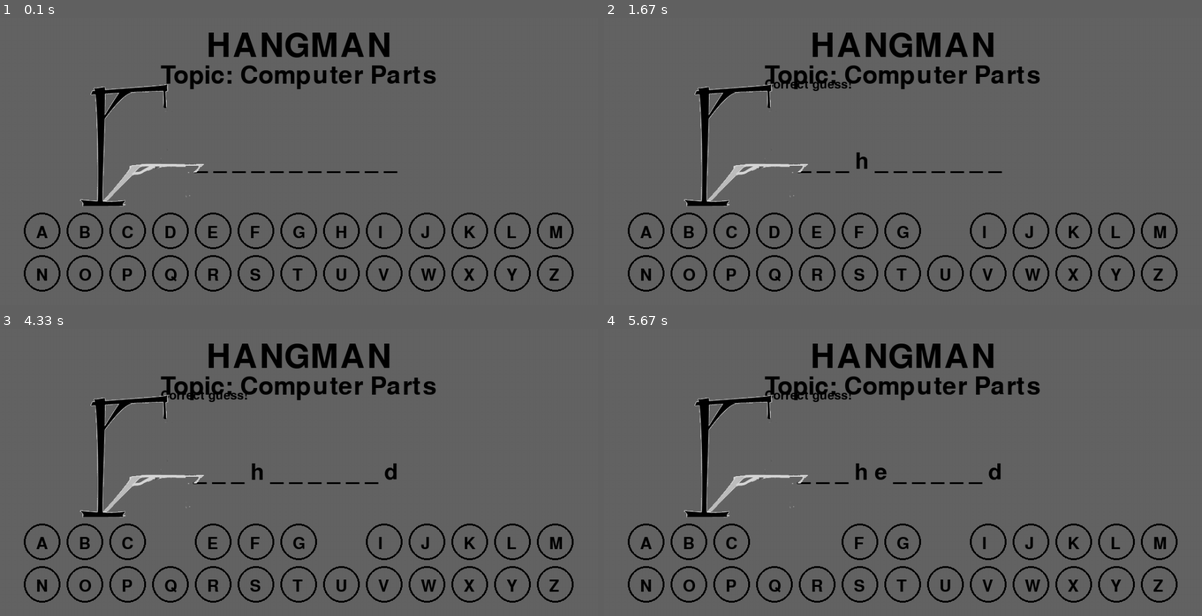
Above: before the commit, frames 1-4 (two rows, left to right).
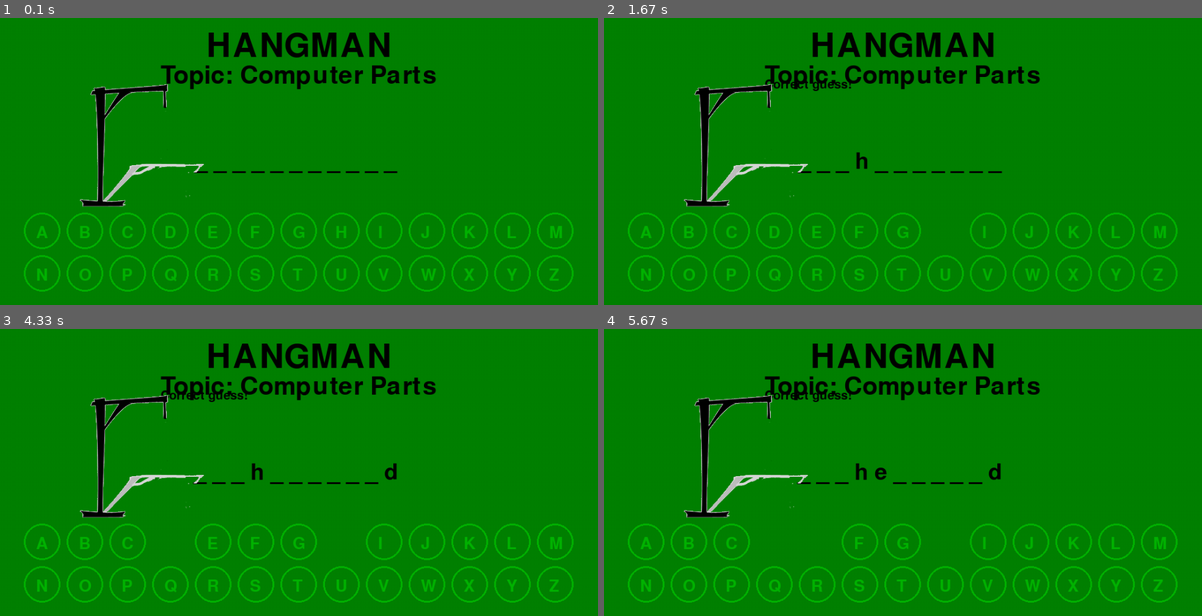
Above: after the commit, the same moments.

Repository: Chess-Dude/Hangman-Game-V3
Game: pygame game, started from HangmanGUI.py
Same seed, same stepped clock (60 frames per second), same inputs: the game is played once before the commit and once after it.
Inputs (mouse positions are in pixels of both pictures, inside the frame that each line leads up to):
- Up to frame 1 (0.1 s): no input
- Up to frame 2 (1.67 s): click (903, 161) at 0.38 s; click (962, 224) at 0.72 s
- Up to frame 3 (4.33 s): click (155, 524) at 4.22 s
- Up to frame 4 (5.67 s): click (813, 555) at 4.88 s

The runs differ from the first frame. In frame 1, 97% of the frame differs, in the area x 0-100%, y 0-100%; in frame 2, 96%; in frame 3, 96%; in frame 4, 96%.

Commit message:
added comments

Diff:
--- a/HangmanGUI.py
+++ b/HangmanGUI.py
@@ -33,7 +33,7 @@
 SYSTEM_FONT_MESSAGE = pygame.font.SysFont('comicsans', 30)
 
 # setting up color objects
-WHITE = (0, 0, 0)
+WHITE = (0, 180, 0)
 BLACK = (0, 0, 0)
 GREEN = (255, 0, 0)
 RED = (0, 255, 77)
@@ -91,6 +91,7 @@
     for i in range(13):
 
         # checking if dictionary value of letter is True (from A-M)
+        # if false - does not print (already guessed values)
         if letters_to_print[chr(65 + i)]:
             # Drawing buttons for top row buttons
             pygame.draw.circle(DISPLAYSURF, WHITE, (x_circle_coord, y_circle_coord_row_1), RADIUS, LINE_THICKNESS)
@@ -98,6 +99,7 @@
             DISPLAYSURF.blit(letters, (x_circle_coord - (LETTER_FONT_SIZE / 4), y_circle_coord_row_1 - (LETTER_FONT_SIZE / 4)))
 
         # checking if dictionary value of letter is True (from N-Z)
+        # if false - does not print (already guessed values)
         if letters_to_print[chr(78 + i)]:
             # Drawing letter for bottom row buttons
             pygame.draw.circle(DISPLAYSURF, WHITE, (x_circle_coord, y_circle_coord_row_2), RADIUS, LINE_THICKNESS)
@@ -130,10 +132,11 @@
             print("mouse pos < 385, top row")
             top_row = True
 
-
+        # if mouse was clicked in top row
         if top_row:
             player_guess = str(chr(column_number + ASCII_A - 1)) # subtract 1 due to column number starting from 1, not 0
 
+        # else (if mouse was clicked in bottom row)
         else:
             player_guess = str(chr(column_number + ASCII_A + 13 - 1))
 
@@ -154,7 +157,7 @@
 
     # Loading Background Images
     # DISPLAYSURF.blit(BACKGROUND, (0, 0))
-    DISPLAYSURF.fill((100, 100, 100))
+    DISPLAYSURF.fill((0, 130, 0))
 
     # Printing Text
     title_text = TITLE_FONT.render("HANGMAN", 1, BLACK)
@@ -163,13 +166,13 @@
     word_text = WORD_FONT.render(word_progress, 1, BLACK)
     DISPLAYSURF.blit(word_text, word_text.get_rect(center = DISPLAYSURF.get_rect().center))
 
-    sub_title_text = SUB_TITLE_FONT.render(("Topic: " + selected_topic), 1, BLACK)
-    DISPLAYSURF.blit(sub_title_text, (WIDTH/2 - sub_title_text.get_width()/2, 75))
+    topic_text = SUB_TITLE_FONT.render(("Topic: " + selected_topic), 1, BLACK)
+    DISPLAYSURF.blit(topic_text, (WIDTH/2 - topic_text.get_width()/2, 75))
 
     system_message_text = SYSTEM_FONT_MESSAGE.render(system_message, 1, BLACK)
-    DISPLAYSURF.blit(system_message_text, (WIDTH/2 - sub_title_text.get_width()/2, 100))
-
-
+    DISPLAYSURF.blit(system_message_text, (WIDTH/2 - topic_text.get_width()/2, 100))
+
+    # callling functions to load hangman images and draw letters/buttons
     load_hangman_images(DISPLAYSURF, players_incorrect_guess)
     draw_letters(DISPLAYSURF, letters_to_print)
 
@@ -177,12 +180,16 @@
 def main():
     """
     Main game loop
-    Do not run outside this module, as it initializes the pygame here.
-    """
-
+    """
+
+    # printing purpose
     print("Purpose: Big Gaming Assignment - runs a graphical user interface of Hangman \n Change log: Rayyan Lodhi - November 11th added comments")
+
+    # creating objects
     word_selection_obj = WordSelectionModule.WordSelection()
     game_progress_obj = GameProgressModule.GameProgress()
+
+    # calling updating_progress method
     game_progress_obj.updating_progress(word_selection_obj.selected_word)
 
     # Assign FPS a value
@@ -194,34 +201,41 @@
     DISPLAYSURF = pygame.display.set_mode(size=(WIDTH, HEIGHT))
     pygame.display.set_caption("Hangman")
 
-
+    # append all letters of alphabet to letters_to_print dictionary (used in drawing_letters)
     letters_to_print = {}
     for letter in range(0, 26):
         letters_to_print[chr(65 + letter)] = True
 
-
+    # refreshing screen
     refresh_screen(DISPLAYSURF, letters_to_print, game_progress_obj.word_progress, game_progress_obj.players_incorrect_guess, word_selection_obj.selected_topic, game_progress_obj.system_message)
     pygame.display.update()
 
+    # running game
     while True:
-        # Run game
+
         player_guess = None
 
         # Update game display so the user can see
         pygame.display.update()
 
+        # checking if exit event occured
         for event in pygame.event.get():
             if event.type == QUIT:
                 print("exit event occured")
                 pygame.quit()
                 sys.exit()
 
+            # checking if mouse was clicked
             if event.type == pygame.MOUSEBUTTONDOWN:
+                # getting where mouse was clicked (coords)
                 m_x, m_y = pygame.mouse.get_pos()
-                print(m_x, m_y)
+
+                # getting player guess
                 player_guess = get_letter(m_x, m_y, letters_to_print)
+                # settings the letter value that was guessed to "false" (to not print)
                 letters_to_print[player_guess] = False
 
+            # calling methods from GameProgress class to evaluate and update the progress/score
             if player_guess is not None:
                 game_progress_obj.evaluating(word_selection_obj.selected_word, player_guess.lower())
                 game_progress_obj.updating_progress(word_selection_obj.selected_word)
